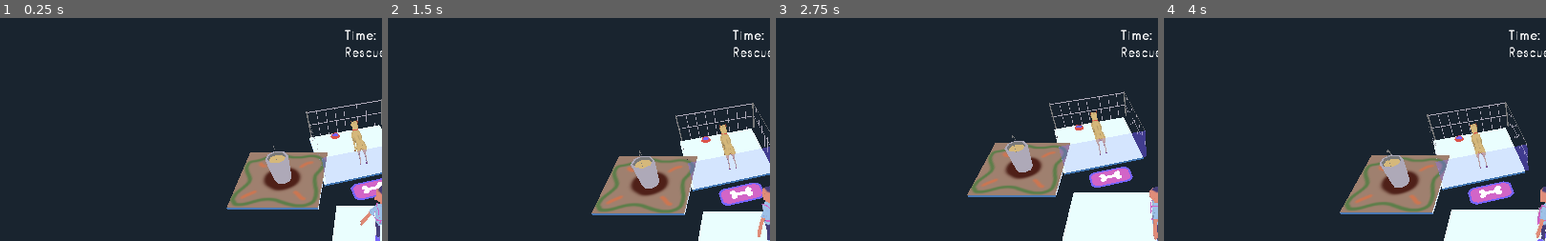
Above: before the commit, frames 1-4 (left to right).
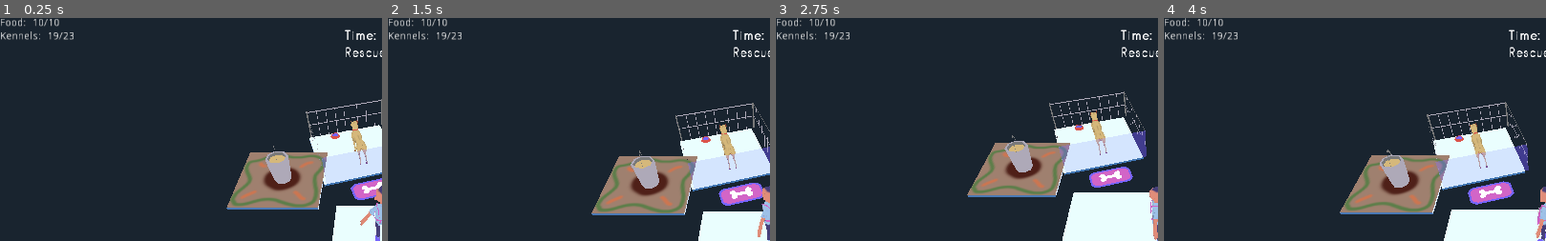
Above: after the commit, the same moments.

Repository: DevinPentecost/ld42
Game: Godot game, scene res://test_scenes/CharacterTest.tscn
Same seed, same stepped clock (60 frames per second), same inputs: the game is played once before the commit and once after it. The project has no main scene, so this scene is started directly.
Inputs (mouse positions are % of the whole screen's width and height, from its top left):
- Up to frame 1 (0.25 s): no input
- Up to frame 2 (1.5 s): tap Enter at 0.5 s; move the mouse to (72, 45) at 0.52 s; hold D (player_move_right) 0.53-1.28 s; tap Space (player_action) at 0.6, 1.35 s; click (72, 45) at 0.67 s; move the mouse to (30, 55) at 1.27 s; hold S (player_move_down) from 1.28 s (still down); click (30, 55) at 1.42 s
- Up to frame 3 (2.75 s): move the mouse to (60, 28) at 2.02 s; release S (player_move_down) at 2.03 s; hold D (player_move_right) from 2.03 s (still down); tap Space (player_action) at 2.1 s; click (60, 28) at 2.17 s
- Up to frame 4 (4 s): move the mouse to (45, 70) at 2.77 s; release D (player_move_right) at 2.78 s; hold W (player_move_up) 2.78-3.53 s; tap Space (player_action) at 2.85, 3.6 s; click (45, 70) at 2.92 s; move the mouse to (80, 65) at 3.52 s; hold A (player_move_left) from 3.53 s (still down); click (80, 65) at 3.67 s
The pictures show only the part of the screen within x 0-50%, y 0-50%; the shares and areas given below are measured in that part.

The runs differ from the first frame. In frame 1, 0.5% of the frame differs, in the area x 0-20%, y 0-10%; in frame 2, 0.5%; in frame 3, 0.5%; in frame 4, 0.5%.

Commit message:
Adding resources to GUI

Diff:
--- a/project/objects/game/GameController.gd
+++ b/project/objects/game/GameController.gd
@@ -4,6 +4,7 @@
 signal dog_adopted(dog_name)
 signal score_changed(time, adoptions)
 signal food_changed(food_amount)
+signal open_kennels_changed(open_kennel_count, total_kennels)
 signal not_enough_food
 
 #Scoring
@@ -63,8 +64,8 @@
 func _initialize_kennels():
 
 	#Get all of the kennels
-	var all_kennels = _game_grid.get_all_kennels()
-	for kennel in all_kennels:
+	_all_kennels = _game_grid.get_all_kennels()
+	for kennel in _all_kennels:
 		#It starts empty
 		_empty_kennels.append(kennel)
 
@@ -78,7 +79,7 @@
 	_player_food = new_food
 
 	#Alert whoever is listening
-	emit_signal("food_changed", _player_food)
+	emit_signal("food_changed", _player_food, MAX_PLAYER_FOOD)
 
 func can_player_spend_food():
 	#Do we have any?
@@ -133,6 +134,9 @@
 	#Add it to the list of empty kennels
 	_empty_kennels.append(kennel)
 
+	#Update kennel count
+	emit_signal("open_kennels_changed", _empty_kennels.size(), _all_kennels.size())
+
 func _spawn_dog():
 
 	#Are there any available spots?
@@ -153,6 +157,9 @@
 	#Tell the kennel to put a dog in it
 	target_kennel.spawn_dog()
 
+	#Notify the number has changed
+	emit_signal("open_kennels_changed", _empty_kennels.size(), _all_kennels.size())
+
 func _on_SpawnTimer_timeout():
 
 	#Make the dog
--- a/project/objects/ui/AdoptionToast.tscn
+++ b/project/objects/ui/AdoptionToast.tscn
@@ -2,7 +2,7 @@
 
 [ext_resource path="res://objects/ui/AdoptionToast.gd" type="Script" id=1]
 
-[node name="AdoptionToast" type="Control" index="0"]
+[node name="AdoptionToast" type="Control"]
 
 anchor_left = 0.0
 anchor_top = 1.0
--- a/project/objects/ui/GUI.gd
+++ b/project/objects/ui/GUI.gd
@@ -18,6 +18,7 @@
 	_game_controller.connect("food_changed", self, "_on_GameController_food_changed")
 	_game_controller.connect("not_enough_food", self, "_on_GameController_not_enough_food")
 	_game_controller.connect("dog_adopted", self, "_on_GameController_dog_adopted")
+	_game_controller.connect("open_kennels_changed", self, "_on_GameController_open_kennels_changed")
 
 	#Listen to the player
 	_player.connect("near_kennel", self, "_on_Player_near_kennel")
@@ -34,10 +35,15 @@
 	#Update the score container
 	$ScoreContainer.set_score(time, adoptions)
 
-func _on_GameController_food_changed(food):
-	pass
+func _on_GameController_food_changed(current_food, max_food):
+
+	#Update the resource container
+	$ResourceContainer.update_food(current_food, max_food)
 
 func _on_GameController_not_enough_food():
+
+	#Shake the resource container or something
+
 	pass
 
 func _on_GameController_dog_adopted(dog_name):
@@ -45,6 +51,10 @@
 	#Let the toast know!
 	var toast_string = "%s was adopted!" % dog_name
 	$AdoptionToast.toast(toast_string)
+
+func _on_GameController_open_kennels_changed(open_kennel_count, total_kennel_count):
+	#Just pass on to the widget
+	$ResourceContainer.update_kennels(open_kennel_count, total_kennel_count)
 
 func _on_Player_near_kennel(kennel):
 	#Listen for changes
--- a/project/objects/ui/GUI.tscn
+++ b/project/objects/ui/GUI.tscn
@@ -1,9 +1,10 @@
-[gd_scene load_steps=5 format=2]
+[gd_scene load_steps=6 format=2]
 
 [ext_resource path="res://objects/ui/GUI.gd" type="Script" id=1]
 [ext_resource path="res://objects/ui/BioContainer.tscn" type="PackedScene" id=2]
 [ext_resource path="res://objects/ui/ScoreContainer.tscn" type="PackedScene" id=3]
 [ext_resource path="res://objects/ui/AdoptionToast.tscn" type="PackedScene" id=4]
+[ext_resource path="res://objects/ui/ResourceContainer.tscn" type="PackedScene" id=5]
 
 [node name="GUI" type="Node"]
 
@@ -14,3 +15,7 @@
 [node name="ScoreContainer" parent="." index="1" instance=ExtResource( 3 )]
 
 [node name="AdoptionToast" parent="." index="2" instance=ExtResource( 4 )]
+
+[node name="ResourceContainer" parent="." index="3" instance=ExtResource( 5 )]
+
+out_color = Color( 1, 0, 0, 1 )
--- /dev/null
+++ b/project/objects/ui/ResourceContainer.gd
@@ -0,0 +1,63 @@
+extends VBoxContainer
+
+# class member variables go here, for example:
+# var a = 2
+# var b = "textvar"
+
+#Colors
+export(Color) var safe_color = Color(1, 1, 1, 1)
+export(Color) var warning_color
+export(Color) var danger_color
+export(Color) var out_color = Color(1, 0, 0, 1)
+
+#How many kennels left till we get worried
+const KENNEL_COUNT_WARNING = 7
+const KENNEL_COUNT_DANGER = 2
+
+#How much food to worry about
+const FOOD_COUNT_WARNING = 5
+const FOOD_COUNT_DANGER = 3
+
+func _ready():
+	# Called when the node is added to the scene for the first time.
+	# Initialization here
+	pass
+
+#func _process(delta):
+#	# Called every frame. Delta is time since last frame.
+#	# Update game logic here.
+#	pass
+
+func update_food(current_food, max_food):
+
+	#How much food is remaining?
+	var food_text = "%02d/%02d" % [current_food, max_food]
+	var text_color = safe_color
+	if current_food == 0:
+		text_color = out_color
+	elif current_food < FOOD_COUNT_DANGER:
+		text_color = danger_color
+	elif current_food < FOOD_COUNT_WARNING:
+		text_color = warning_color
+
+	#Update the label
+	$FoodContainer/FoodAmount.text = food_text
+	$FoodContainer/FoodAmount.modulate = text_color
+
+	#Do shaking or something?
+
+func update_kennels(current_kennels, total_kennels):
+
+	#How many kennels remaining?
+	var kennel_text = "%02d/%02d" % [current_kennels, total_kennels]
+	var text_color = safe_color
+	if current_kennels == 0:
+		text_color = out_color
+	elif current_kennels < KENNEL_COUNT_DANGER:
+		text_color = danger_color
+	elif current_kennels < KENNEL_COUNT_WARNING:
+		text_color = warning_color
+
+	#Update the label
+	$KennelContainer/KennelAmount.text = kennel_text
+	$KennelContainer/KennelAmount.modulate = text_color
--- /dev/null
+++ b/project/objects/ui/ResourceContainer.tscn
@@ -0,0 +1,135 @@
+[gd_scene load_steps=2 format=2]
+
+[ext_resource path="res://objects/ui/ResourceContainer.gd" type="Script" id=1]
+
+[node name="ResourceContainer" type="VBoxContainer"]
+
+anchor_left = 0.0
+anchor_top = 0.0
+anchor_right = 0.0
+anchor_bottom = 0.0
+margin_right = 40.0
+margin_bottom = 40.0
+rect_pivot_offset = Vector2( 0, 0 )
+rect_clip_content = false
+mouse_filter = 1
+mouse_default_cursor_shape = 0
+size_flags_horizontal = 1
+size_flags_vertical = 1
+alignment = 0
+script = ExtResource( 1 )
+safe_color = Color( 1, 1, 1, 1 )
+warning_color = Color( 1, 0.973755, 0.328125, 1 )
+danger_color = Color( 1, 0.473633, 0.125, 1 )
+out_color = Color( 1, 0, 0, 1 )
+
+[node name="FoodContainer" type="HBoxContainer" parent="." index="0"]
+
+anchor_left = 0.0
+anchor_top = 0.0
+anchor_right = 0.0
+anchor_bottom = 0.0
+margin_right = 100.0
+margin_bottom = 14.0
+rect_pivot_offset = Vector2( 0, 0 )
+rect_clip_content = false
+mouse_filter = 1
+mouse_default_cursor_shape = 0
+size_flags_horizontal = 1
+size_flags_vertical = 1
+alignment = 0
+
+[node name="FoodLabel" type="Label" parent="FoodContainer" index="0"]
+
+anchor_left = 0.0
+anchor_top = 0.0
+anchor_right = 0.0
+anchor_bottom = 0.0
+margin_right = 39.0
+margin_bottom = 14.0
+rect_pivot_offset = Vector2( 0, 0 )
+rect_clip_content = false
+mouse_filter = 2
+mouse_default_cursor_shape = 0
+size_flags_horizontal = 1
+size_flags_vertical = 4
+text = "Food: "
+percent_visible = 1.0
+lines_skipped = 0
+max_lines_visible = -1
+
+[node name="FoodAmount" type="Label" parent="FoodContainer" index="1"]
+
+anchor_left = 0.0
+anchor_top = 0.0
+anchor_right = 0.0
+anchor_bottom = 0.0
+margin_left = 43.0
+margin_right = 80.0
+margin_bottom = 14.0
+rect_pivot_offset = Vector2( 0, 0 )
+rect_clip_content = false
+mouse_filter = 2
+mouse_default_cursor_shape = 0
+size_flags_horizontal = 1
+size_flags_vertical = 4
+text = "10/10"
+percent_visible = 1.0
+lines_skipped = 0
+max_lines_visible = -1
+
+[node name="KennelContainer" type="HBoxContainer" parent="." index="1"]
+
+anchor_left = 0.0
+anchor_top = 0.0
+anchor_right = 0.0
+anchor_bottom = 0.0
+margin_top = 18.0
+margin_right = 100.0
+margin_bottom = 32.0
+rect_pivot_offset = Vector2( 0, 0 )
+rect_clip_content = false
+mouse_filter = 1
+mouse_default_cursor_shape = 0
+size_flags_horizontal = 1
+size_flags_vertical = 1
+alignment = 0
+
+[node name="KennelLabel" type="Label" parent="KennelContainer" index="0"]
+
+anchor_left = 0.0
+anchor_top = 0.0
+anchor_right = 0.0
+anchor_bottom = 0.0
+margin_right = 59.0
+margin_bottom = 14.0
+rect_pivot_offset = Vector2( 0, 0 )
+rect_clip_content = false
+mouse_filter = 2
+mouse_default_cursor_shape = 0
+size_flags_horizontal = 1
+size_flags_vertical = 4
+text = "Kennels: "
+percent_visible = 1.0
+lines_skipped = 0
+max_lines_visible = -1
+
+[node name="KennelAmount" type="Label" parent="KennelContainer" index="1"]
+
+anchor_left = 0.0
+anchor_top = 0.0
+anchor_right = 0.0
+anchor_bottom = 0.0
+margin_left = 63.0
+margin_right = 100.0
+margin_bottom = 14.0
+rect_pivot_offset = Vector2( 0, 0 )
+rect_clip_content = false
+mouse_filter = 2
+mouse_default_cursor_shape = 0
+size_flags_horizontal = 1
+size_flags_vertical = 4
+text = "15/15"
+percent_visible = 1.0
+lines_skipped = 0
+max_lines_visible = -1
--- a/project/test_scenes/CharacterTest.tscn
+++ b/project/test_scenes/CharacterTest.tscn
@@ -8,7 +8,7 @@
 [ext_resource path="res://objects/kennel/Kennel.tscn" type="PackedScene" id=6]
 [ext_resource path="res://objects/food_bucket/FoodBucket.tscn" type="PackedScene" id=7]
 
-[node name="CharacterTest" type="Node"]
+[node name="CharacterTest" type="Node" index="0"]
 
 [node name="GUI" parent="." index="0" instance=ExtResource( 1 )]
 
